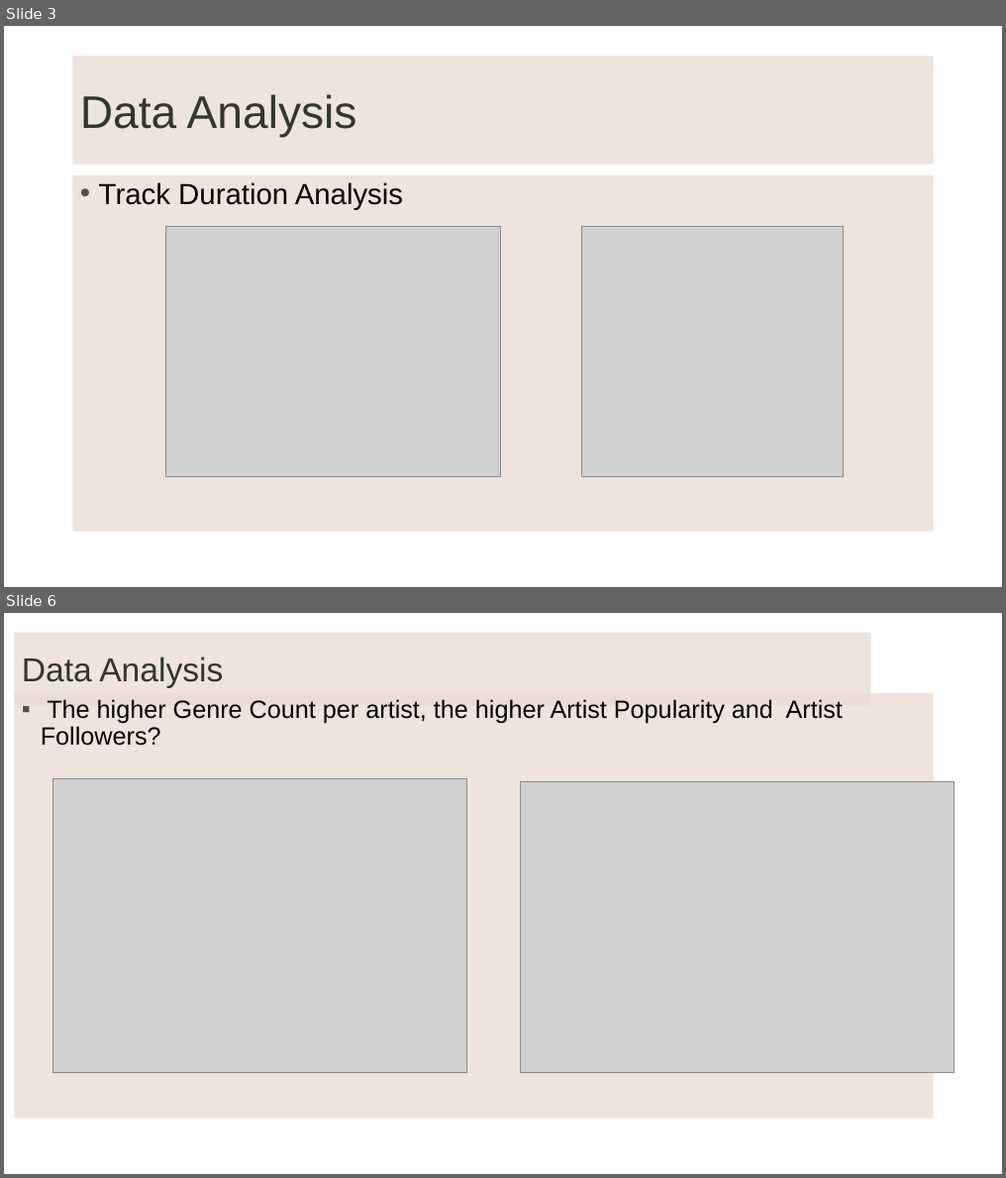
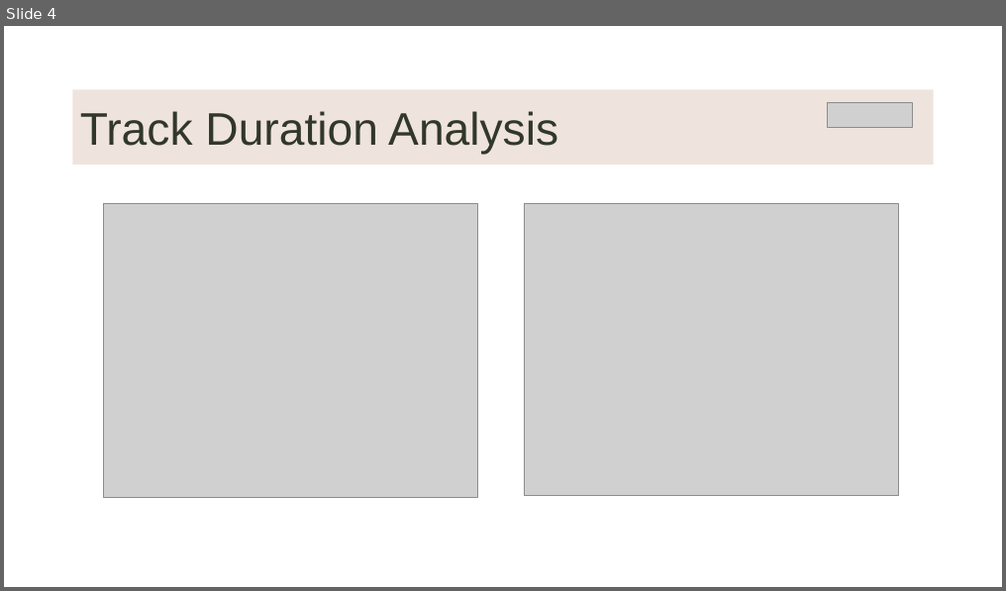
Before and after one commit to LievoisT/DataProject-Spotify, a slide deck: Spotify Data Analysis1.pptx. Shown one above the other, each under a label of ours: slides 3 and 6 before the commit, slide 4 after it; the slides between them are not shown. The pictures are 1006x1178 and 1006x591 pixels, drawn with LibreOffice and Linux fonts; fonts in the diff are those of the drawing; grey boxes stand for pictures; background and template pictures are left out. Boxes give left, top, right and bottom in pixels: in the first picture for what was removed or moved away, otherwise in the second. Text is boxed around its words. In the diff, an @@ line names an element or a change of style, - is before the commit and + after.

```diff
--- a/Spotify Data Analysis1.pptx
+++ b/Spotify Data Analysis1.pptx
@@ slide 6 removed at [4,613,1002,1174], background picture (left out) @@
@@ title removed at [15,633,871,705] @@
-Data Analysis
@@ text removed at [15,693,934,1119] @@
-▪ The higher Genre Count per artist, the higher Artist Popularity and Artist Followers?
@@ picture removed at [54,779,466,1073] @@
@@ picture removed at [521,782,954,1073] @@
@@ what was slide 3 is now slide 4 @@
@@ slide 4 changed as well @@
@@ title "Track Duration Analysis": place and size @@
-title "Track Duration Analysis" at [73,56,934,165]
+title "Track Duration Analysis" at [73,89,934,165]
@@ title at [80,111,558,155]: text changed @@
-Data Analysis
+Track Duration Analysis
@@ picture added at [827,102,912,128] @@
@@ text removed at [73,175,934,532] @@
-• Track Duration Analysis
@@ picture: place and size @@
-picture at [581,226,844,476]
+picture at [525,203,899,496]
@@ picture: place and size @@
-picture at [166,226,500,476]
+picture at [104,204,478,497]
```
Also in this commit, not shown: 4 other slides changed, 6 slides added, 3 other slides removed.
